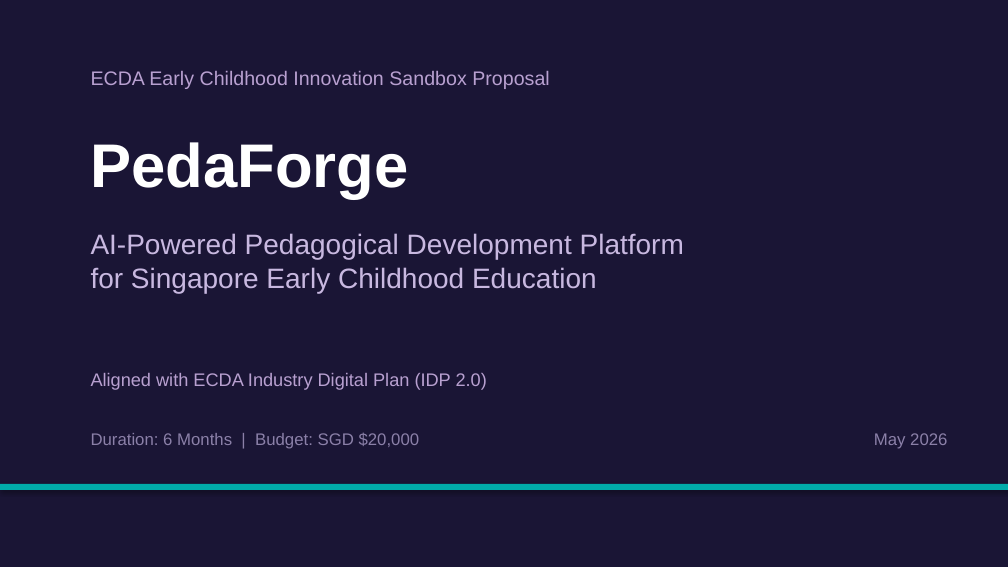
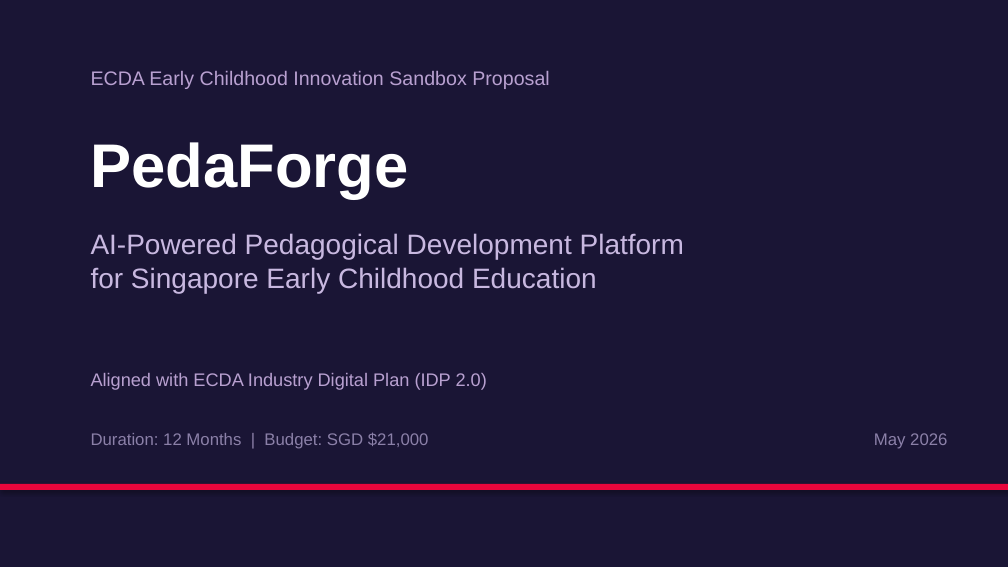
Before and after one commit to anitateoyingying/pedaforge, a slide deck: slide 1 of slides/PedaForge_Proposal.pptx. Drawn at 1008x567 pixels with LibreOffice and Linux fonts; fonts in the diff are those of the drawing. Boxes give left, top, right and bottom in pixels: in the first picture for what was removed or moved away, otherwise in the second. Text is boxed around its words. In the diff, an @@ line names an element or a change of style, - is before the commit and + after.

```diff
--- a/slides/PedaForge_Proposal.pptx
+++ b/slides/PedaForge_Proposal.pptx
@@ text at (x1=91, y1=432, x2=429, y2=449): text changed @@
-Duration: 6 Months | Budget: SGD $20,000
+Duration: 12 Months | Budget: SGD $21,000
@@ rectangle at (x1=0, y1=484, x2=1008, y2=490): fill #01ABAA to #E8063C @@
```
Also in this commit, not shown: 10 other slides changed, 9 other files.
